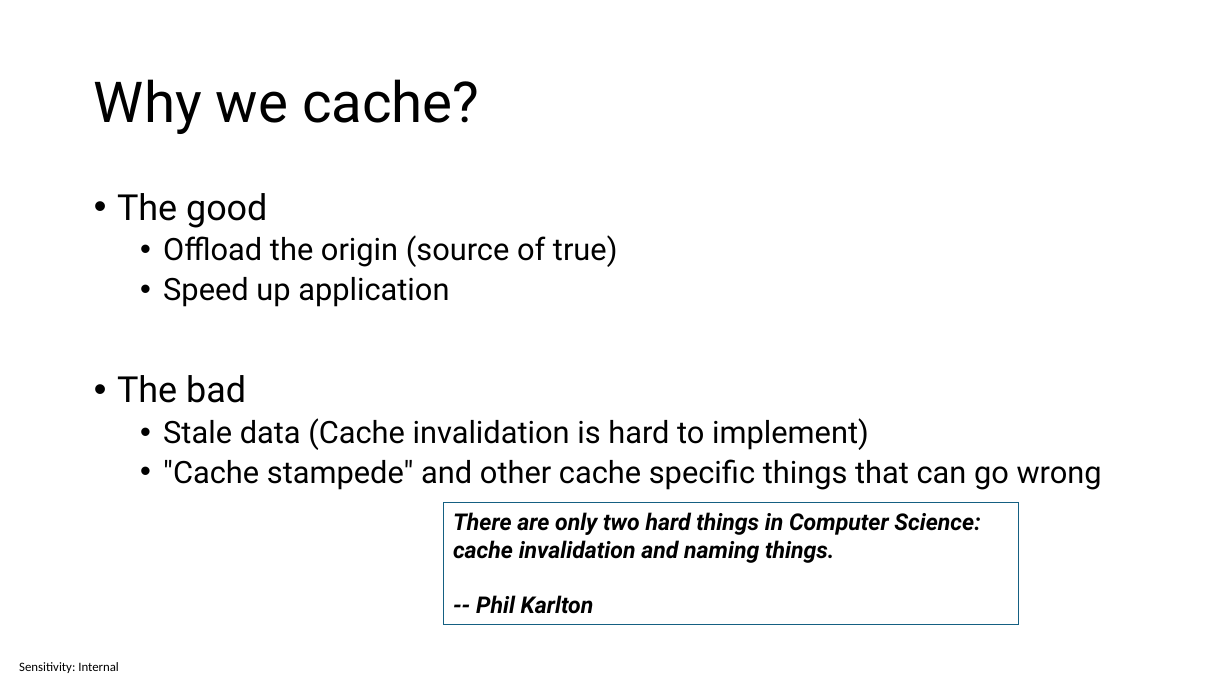
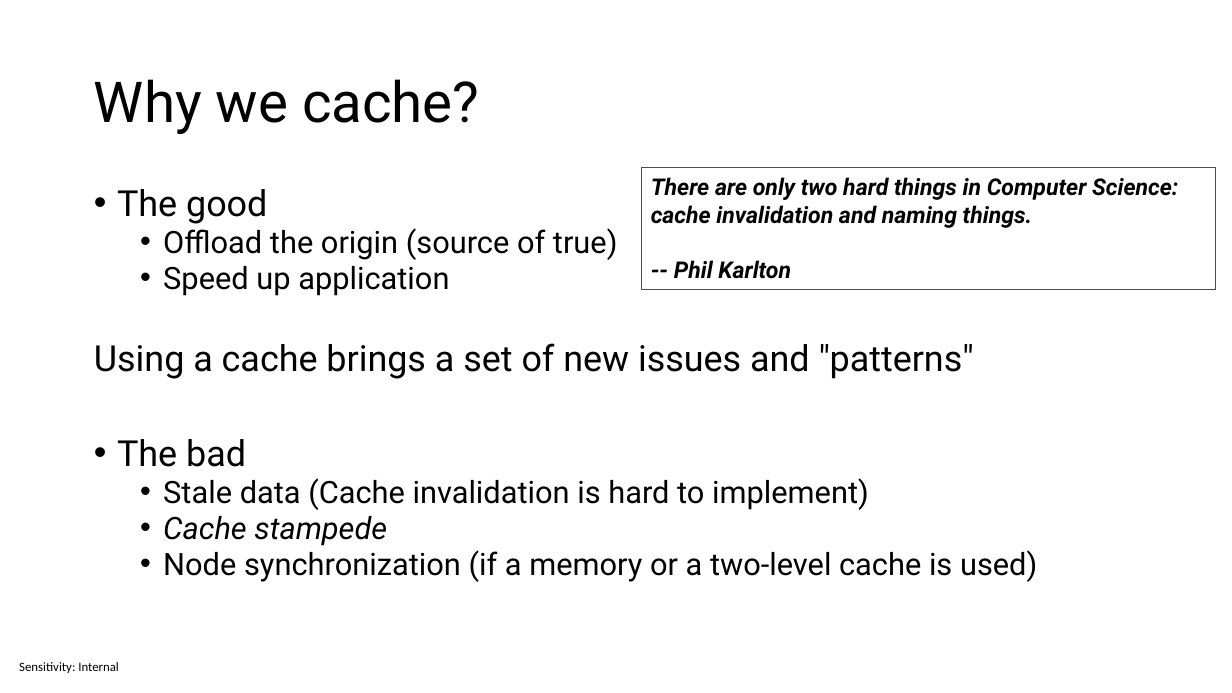
Before and after one commit to sabbadino/cache-like-a-pro-fusion-cache, a slide deck: slide 3 of cache-like-a-pro.pptx. Drawn at 1232x693 pixels with LibreOffice and Linux fonts; fonts in the diff are those of the drawing. Boxes give left, top, right and bottom in pixels: in the first picture for what was removed or moved away, otherwise in the second. Text is boxed around its words. In the diff, an @@ line names an element or a change of style, - is before the commit and + after.

Commit message:
slides

```diff
--- a/cache-like-a-pro.pptx
+++ b/cache-like-a-pro.pptx
@@ rectangle "There are only two hard ...": place and size @@
-rectangle "There are only two hard ..." at <box>444,503,1018,624</box>
+rectangle "There are only two hard ..." at <box>641,168,1215,289</box>
@@ text at <box>117,189,869,510</box>: line spacing 0.9 to 0.8 @@
@@ text at <box>94,343,974,379</box>: paragraph added @@
+Using a cache brings a set of new issues and "patterns"
@@ text at <box>163,516,1037,582</box>: text changed @@
-  • "Cache stampede" and other cache specific things that can go wrong
+  • Cache stampede
+  • Node synchronization (if a memory or a two-level cache is used)
```
Also in this commit, not shown: 1 other slide changed.
